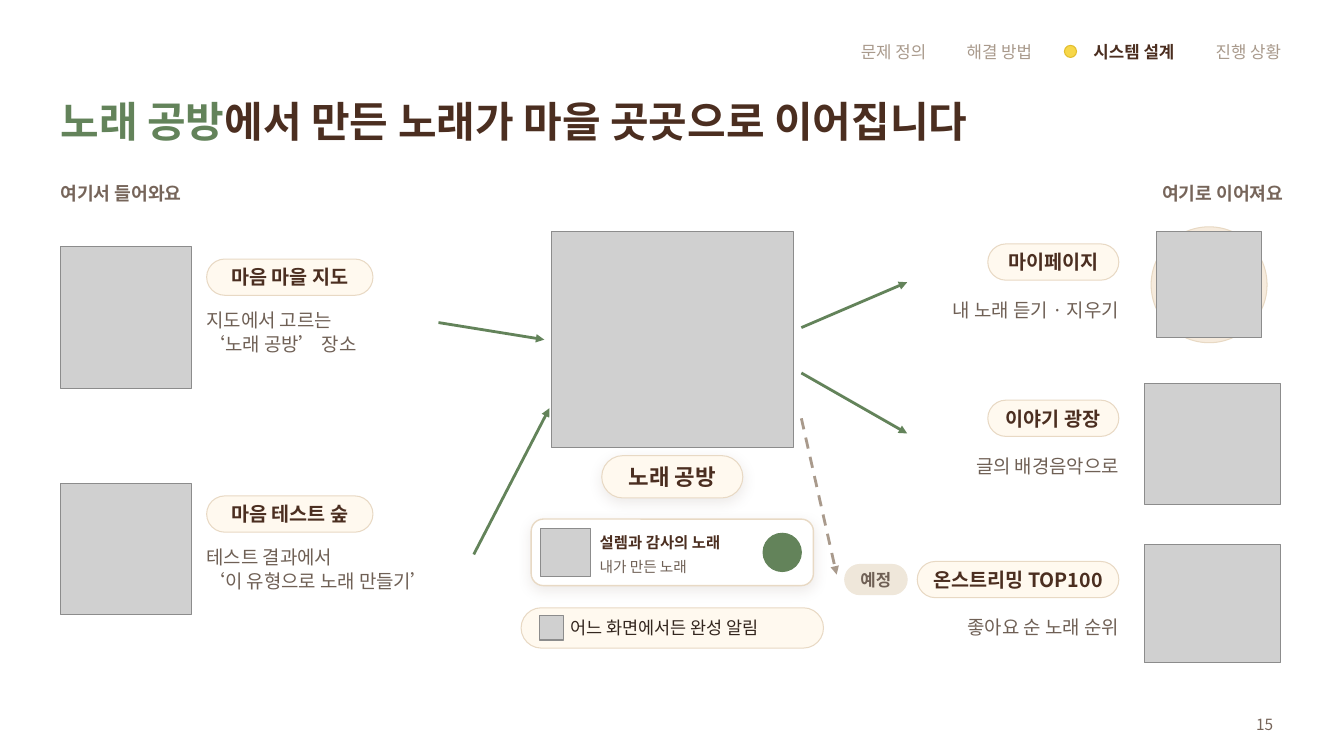
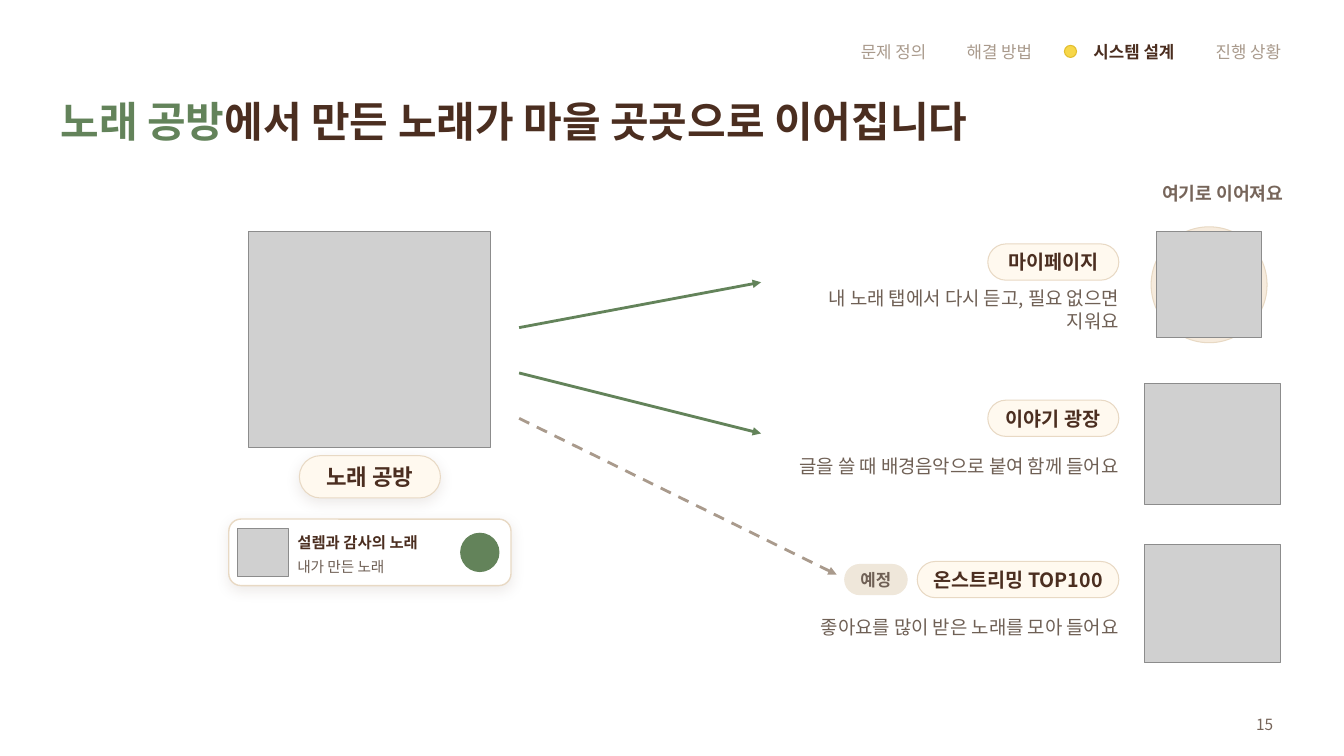
Before and after one commit to Auto-hyun/2026-2-OSSProj-Warmplus-05, a slide deck: slide 15 of doc/2_2_OSSProj_5_웜플러스_중간발표자료.pptx. Drawn at 1344x756 pixels with LibreOffice and Linux fonts; fonts in the diff are those of the drawing; grey boxes stand for pictures; background and template pictures are left out. Boxes give left, top, right and bottom in pixels: in the first picture for what was removed or moved away, otherwise in the second. Text is boxed around its words. In the diff, an @@ line names an element or a change of style, - is before the commit and + after.

Commit message:
중간발표자료 노래 공방 슬라이드 정리: 만드는 방법과 노래 쓰는 곳만 남김

```diff
--- a/doc/2_2_OSSProj_5_웜플러스_중간발표자료.pptx
+++ b/doc/2_2_OSSProj_5_웜플러스_중간발표자료.pptx
@@ text removed at (60, 184, 182, 202) @@
-여기서 들어와요
@@ picture removed at (60, 247, 192, 388) @@
@@ rounded rectangle removed at (207, 259, 373, 295) @@
-마음 마을 지도
@@ arrow moved from (802, 328) - (907, 282) to (519, 328) - (761, 282) @@
@@ text at (829, 289, 1119, 330): text changed @@
-내 노래 듣기 · 지우기
+내 노래 탭에서 다시 듣고, 필요 없으면 지워요
@@ text removed at (207, 311, 357, 353) @@
-지도에서 고르는
-‘노래 공방’ 장소
@@ arrow removed from (439, 323) to (544, 340) @@
@@ arrow moved from (802, 373) - (907, 434) to (519, 373) - (761, 434) @@
@@ arrow removed from (474, 555) to (549, 408) @@
@@ arrow moved from (802, 418) - (837, 575) to (519, 418) - (837, 575) @@
@@ text at (799, 457, 1119, 475): text changed @@
-글의 배경음악으로
+글을 쓸 때 배경음악으로 붙여 함께 들어요
@@ picture removed at (60, 484, 192, 615) @@
@@ rounded rectangle removed at (207, 496, 373, 532) @@
-마음 테스트 숲
@@ 1 picture, 1 rounded rectangle, 1 ellipse: place and size @@
-1 picture, 1 rounded rectangle, 1 ellipse at (531, 519, 814, 586)
+1 picture, 1 rounded rectangle, 1 ellipse at (229, 519, 511, 586)
@@ text removed at (207, 548, 430, 590) @@
-테스트 결과에서
-‘이 유형으로 노래 만들기’
@@ 2 texts, 1 picture, 1 rounded rectangle: place and size @@
-2 texts, 1 picture, 1 rounded rectangle at (552, 232, 793, 573)
+2 texts, 1 picture, 1 rounded rectangle at (249, 232, 491, 573)
@@ rounded rectangle removed at (521, 608, 824, 648) @@
@@ picture removed at (539, 616, 564, 640) @@
@@ text removed at (571, 619, 759, 636) @@
-어느 화면에서든 완성 알림
@@ text at (821, 618, 1119, 636): text changed @@
-좋아요 순 노래 순위
+좋아요를 많이 받은 노래를 모아 들어요
```
Also in this commit, not shown: 1 other slide changed.
